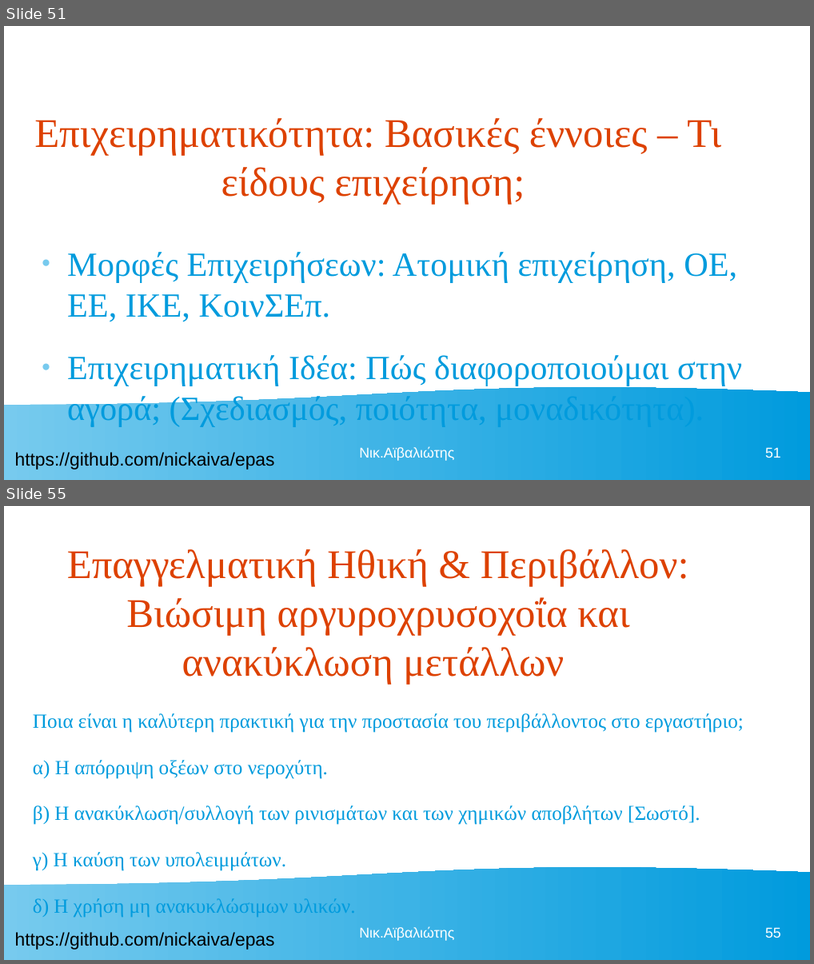
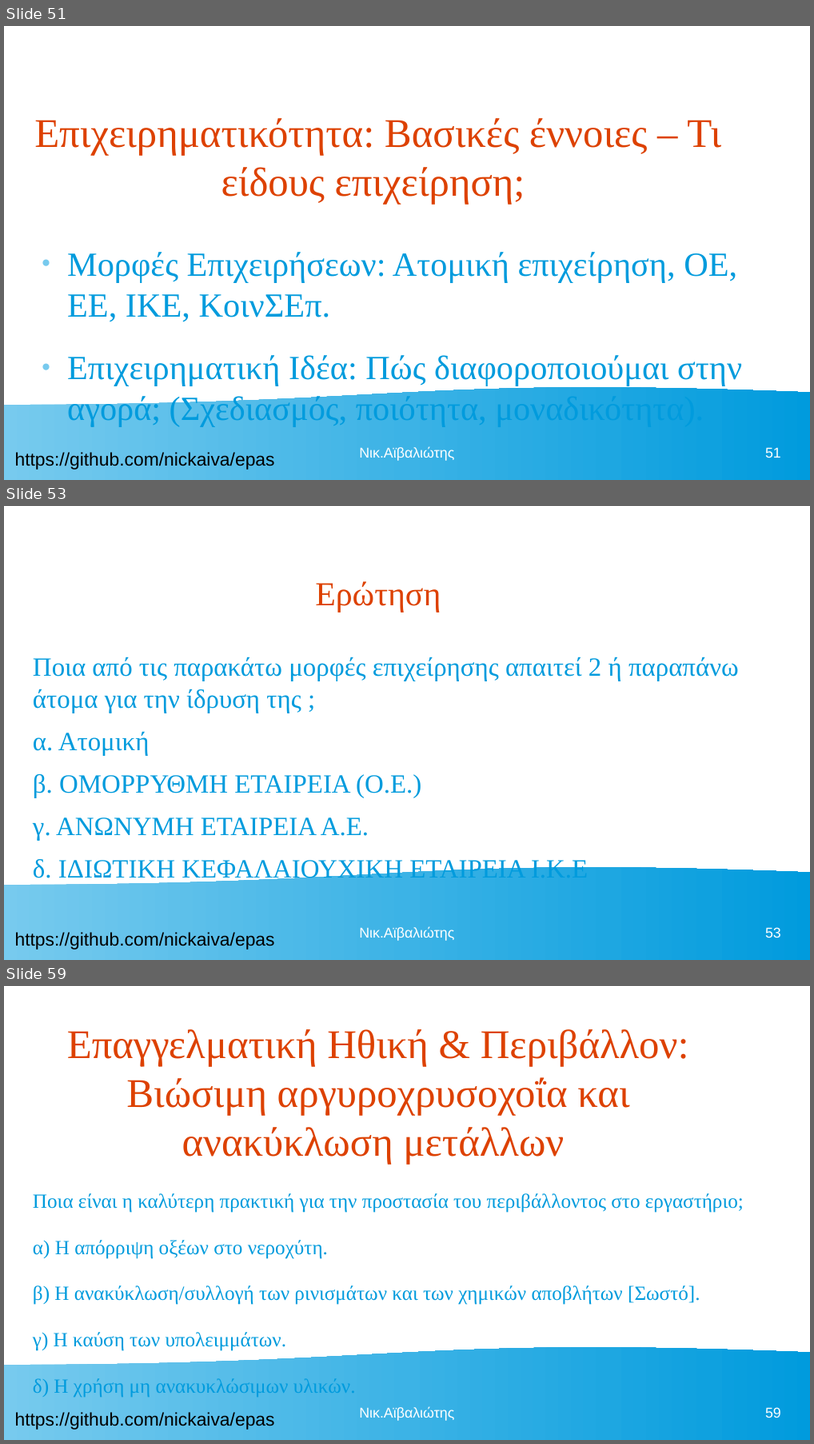
Before and after one commit to nickaiva/epas, a slide deck: ΠΕΡΙΒΑΛΛΟΝ ΕΡΓΑΣΙΑΣ.odp. Shown one above the other, each under a label of ours: slides 51 and 55 before the commit, slides 51, 53 and 59 after it; the slides between them are not shown. The pictures are 814x964 and 814x1444 pixels, drawn with LibreOffice and Linux fonts; fonts in the diff are those of the drawing. Boxes give left, top, right and bottom in pixels: in the first picture for what was removed or moved away, otherwise in the second. Text is boxed around its words. In the diff, an @@ line names an element or a change of style, - is before the commit and + after.

```diff
--- a/ΠΕΡΙΒΑΛΛΟΝ ΕΡΓΑΣΙΑΣ.odp
+++ b/ΠΕΡΙΒΑΛΛΟΝ ΕΡΓΑΣΙΑΣ.odp
@@ slide 53 added at (x1=4, y1=506, x2=810, y2=960), background #FFFFFF; not listed: 2 template elements that a slide beside it also shows @@
@@ title added at (x1=315, y1=581, x2=441, y2=612), 33 pt, text #DD4100 @@
+Ερώτηση
@@ text added at (x1=33, y1=656, x2=739, y2=882), 25.9 pt, text #009BDD @@
+Ποια από τις παρακάτω μορφές επιχείρησης απαιτεί 2 ή παραπάνω άτομα για την ίδρυση της ;
+α. Ατομική
+β. ΟΜΟΡΡΥΘΜΗ ΕΤΑΙΡΕΙΑ (Ο.Ε.)
+γ. ΑΝΩΝΥΜΗ ΕΤΑΙΡΕΙΑ Α.Ε.
+δ. ΙΔΙΩΤΙΚΗ ΚΕΦΑΛΑΙΟΥΧΙΚΗ ΕΤΑΙΡΕΙΑ Ι.Κ.Ε
@@ text added at (x1=359, y1=927, x2=454, y2=940), 14 pt, text #FFFFFF @@
+Νικ.Αϊβαλιώτης
@@ page number added at (x1=766, y1=927, x2=782, y2=937), 14 pt, text #FFFFFF @@
+53
@@ what was slide 55 is now slide 59 @@
@@ page number at (x1=766, y1=1407, x2=782, y2=1417): text changed @@
-55
+59
```
Also in this commit, not shown: 3 slides changed, 6 other slides added, 1 other file.
